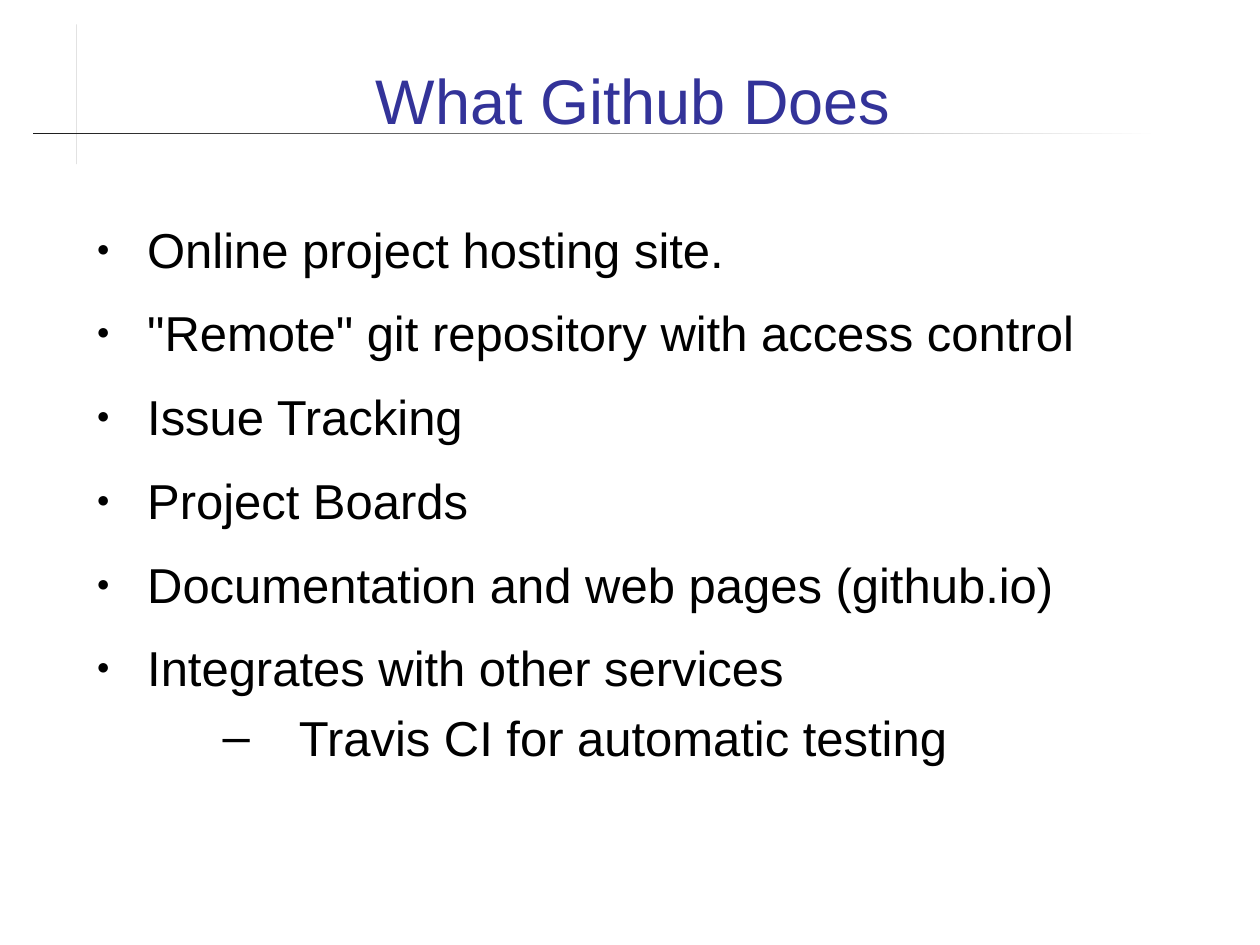
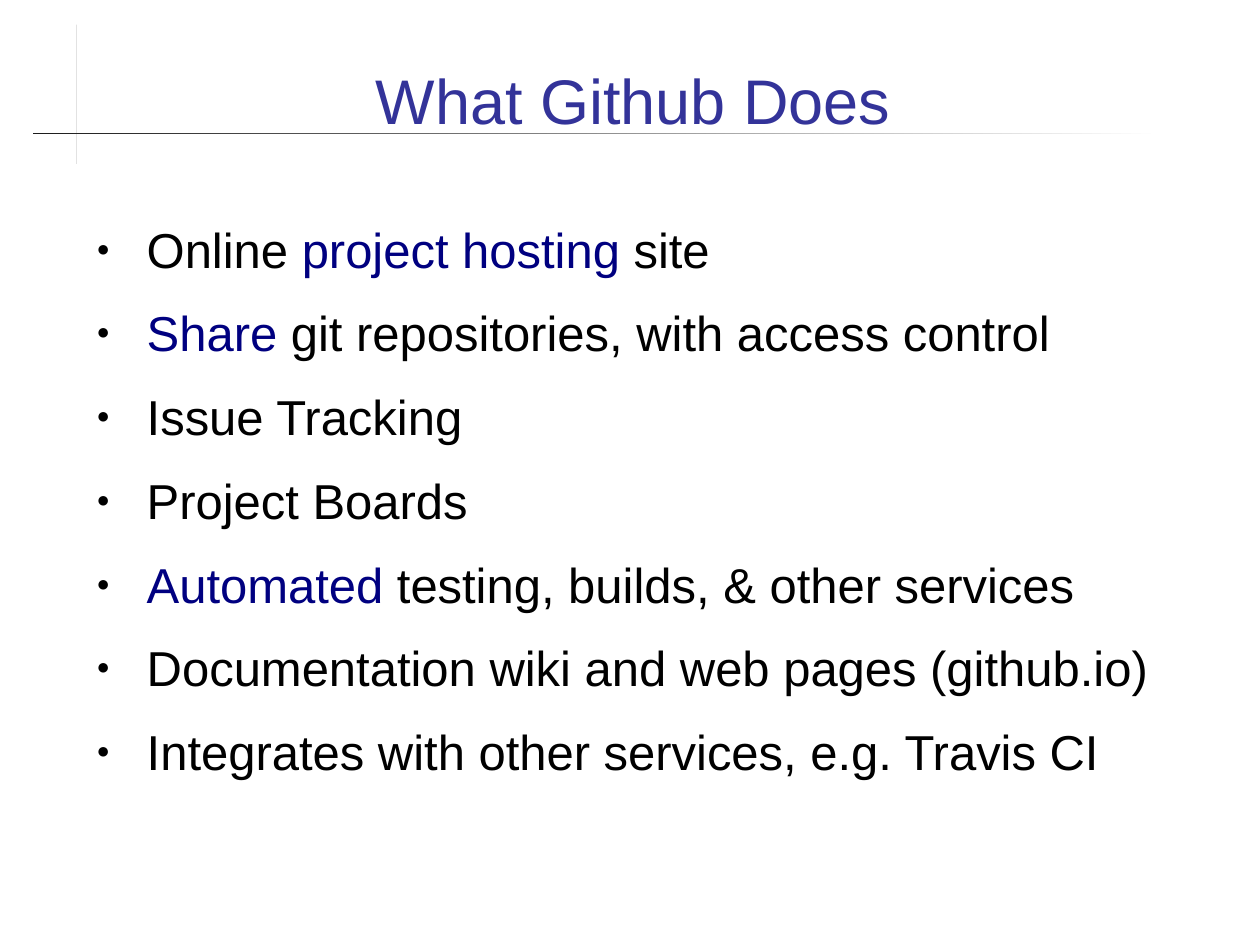
Before and after one commit to cpske/ISP, a slide deck: slide 2 of git/Using-Github.ppt. Drawn at 1260x945 pixels with LibreOffice and Linux fonts; fonts in the diff are those of the drawing. Boxes give left, top, right and bottom in pixels: in the first picture for what was removed or moved away, otherwise in the second. Text is boxed around its words. In the diff, an @@ line names an element or a change of style, - is before the commit and + after.

```diff
--- a/git/Using-Github.ppt
+++ b/git/Using-Github.ppt
@@ text at box(147, 232, 1050, 361): text changed @@
-● Online project hosting site.
-● "Remote" git repository with access control
+● Online project hosting site
+● Share git repositories, with access control
@@ text at box(147, 567, 1148, 780): text changed @@
-● Documentation and web pages (github.io)
-● Integrates with other services
-  – Travis CI for automatic testing
+● Automated testing, builds, & other services
+● Documentation wiki and web pages (github.io)
+● Integrates with other services, e.g. Travis CI
```
Also in this commit, not shown: 12 other slides changed, 5 slides added, 1 slide removed, 5 other files.
